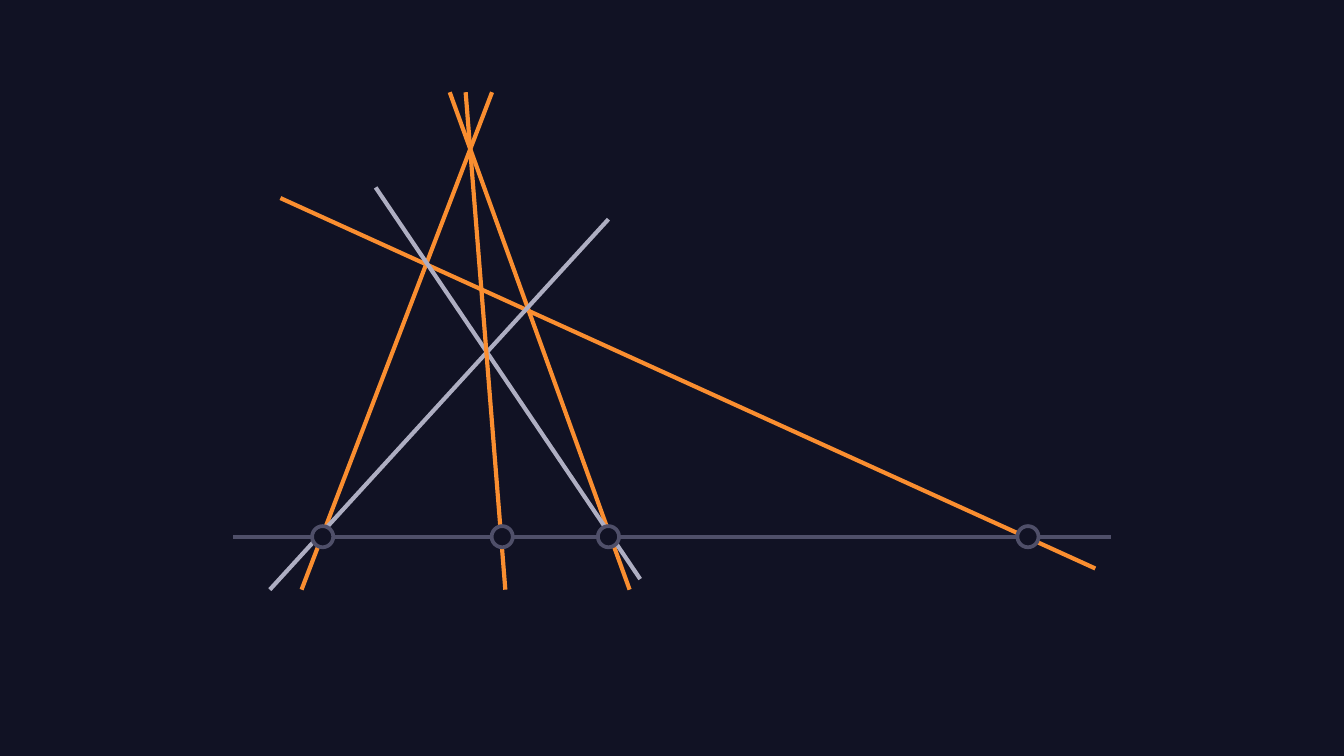
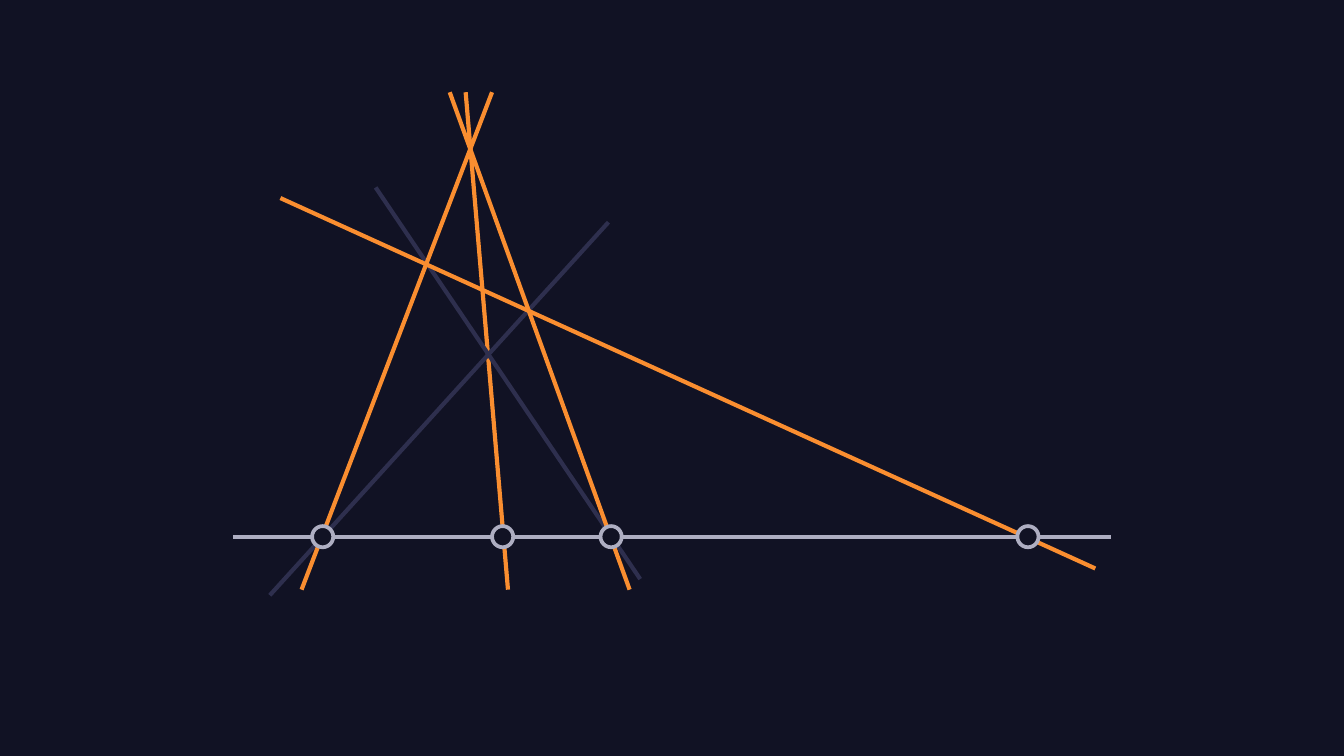
Before and after one commit to nefl1011/Harmonische-Lage, a slide deck: slide 4 of Harmonische Lage.pptx (slide 3 before the commit). Drawn at 1344x756 pixels with LibreOffice and Linux fonts; fonts in the diff are those of the drawing. Boxes give left, top, right and bottom in pixels: in the first picture for what was removed or moved away, otherwise in the second. Text is boxed around its words. In the diff, an @@ line names an element or a change of style, - is before the commit and + after.

```diff
--- a/Harmonische Lage.pptx
+++ b/Harmonische Lage.pptx
@@ line (376, 188) - (640, 579): stroke #AEAEC2 2.25 pt to #2E2F4E 2.25 pt @@
@@ line moved from (609, 219) - (270, 590) to (609, 222) - (270, 595) @@
@@ line (609, 222) - (270, 595): stroke #AEAEC2 2.25 pt to #2E2F4E 2.25 pt @@
@@ line (233, 536) - (1111, 536): stroke #4F4F69 2.25 pt to #AEAEC2 2.25 pt @@
@@ outline #4F4F69 2 pt to #AEAEC2 2 pt in 4 elements at (1017,526,1039,547), (492,526,513,547), (312,526,333,547), (601,526,622,547) @@
```
Also in this commit, not shown: 5 other slides changed, 8 slides added, 2 slides removed, 1 other file.
